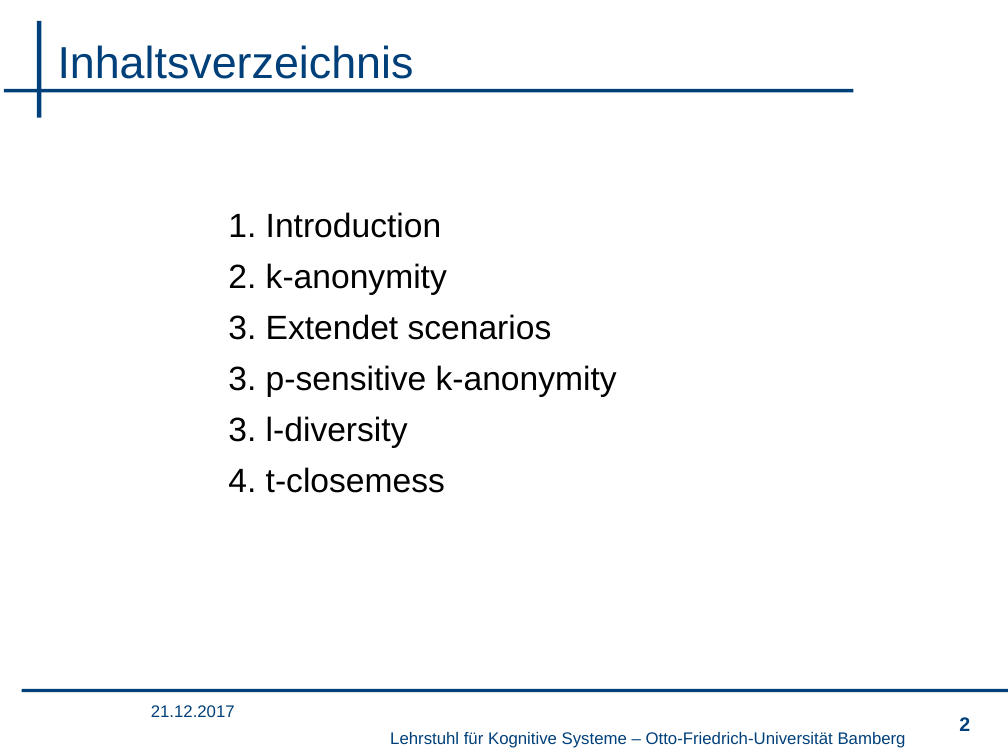
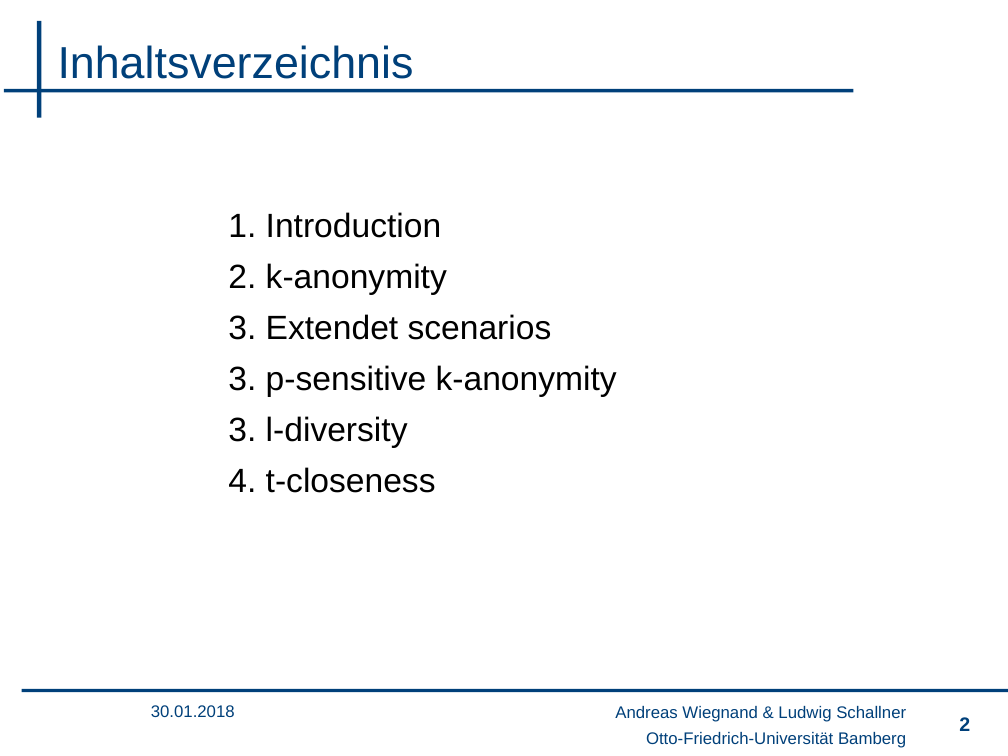
Before and after one commit to wsgan001/PSI-MSem, a slide deck: slide 2 of presentation/sicherheits.pptx. Drawn at 1008x756 pixels with LibreOffice and Linux fonts; fonts in the diff are those of the drawing; background and template pictures are left out. Boxes give left, top, right and bottom in pixels: in the first picture for what was removed or moved away, otherwise in the second. Text is boxed around its words. In the diff, an @@ line names an element or a change of style, - is before the commit and + after.

```diff
--- a/presentation/sicherheits.pptx
+++ b/presentation/sicherheits.pptx
@@ text at [228, 467, 436, 493]: text changed @@
-4. t-closemess
+4. t-closeness
@@ text at [151, 705, 235, 717]: text changed @@
-21.12.2017
+30.01.2018
@@ text added at [615, 706, 906, 722], 12 pt, text #00407A @@
+Andreas Wiegnand & Ludwig Schallner
@@ text at [646, 732, 906, 748]: text changed @@
-Lehrstuhl für Kognitive Systeme – Otto-Friedrich-Universität Bamberg
+Otto-Friedrich-Universität Bamberg
```
Also in this commit, not shown: 23 other slides changed, 3 other files.
